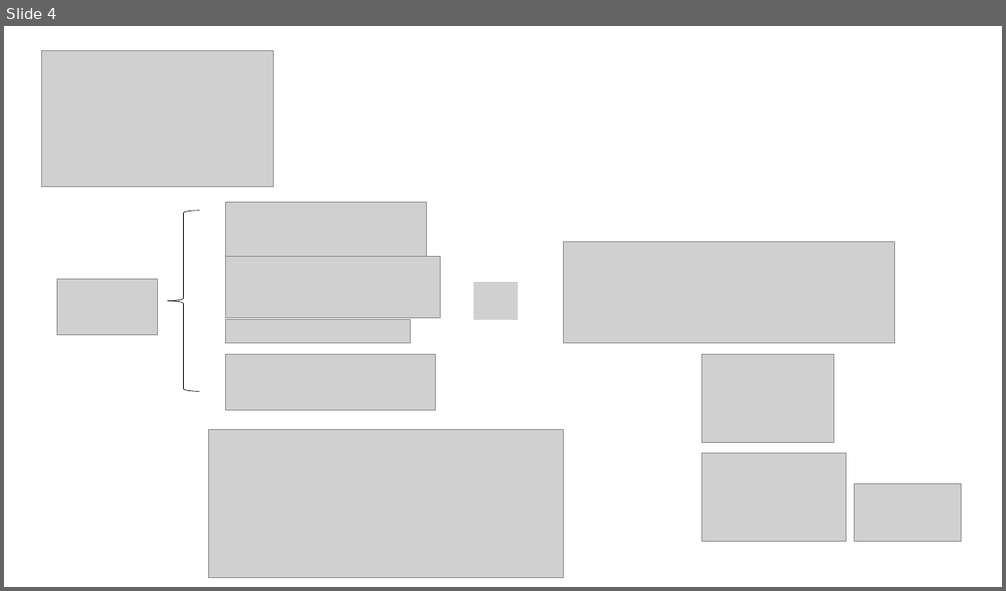
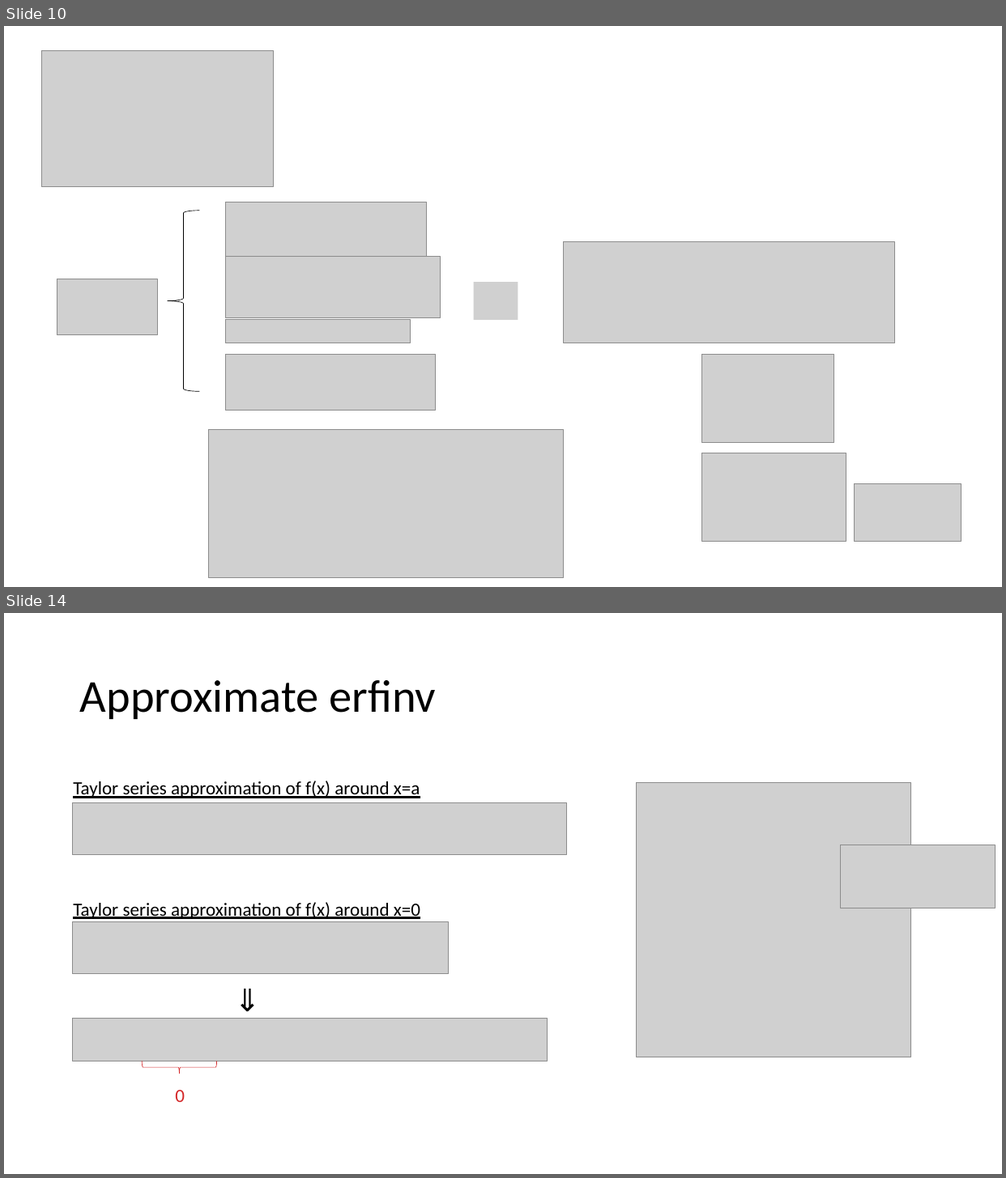
Before and after one commit to khanhnguyendata/gaussian, a slide deck: Gaussian.pptx. Shown one above the other, each under a label of ours: slide 4 before the commit, slides 10 and 14 after it; the slides between them are not shown. The pictures are 1006x591 and 1006x1178 pixels, drawn with LibreOffice and Linux fonts; fonts in the diff are those of the drawing; grey boxes stand for pictures. Boxes give left, top, right and bottom in pixels: in the first picture for what was removed or moved away, otherwise in the second. Text is boxed around its words. In the diff, an @@ line names an element or a change of style, - is before the commit and + after.

```diff
--- a/Gaussian.pptx
+++ b/Gaussian.pptx
@@ slide 14 added at (4, 613, 1002, 1174), background #FFFFFF @@
@@ title added at (80, 680, 436, 719), 44 pt, text #000000 @@
+Approximate erfinv
@@ text added at (73, 781, 420, 798), 18 pt, text #000000, underline @@
+Taylor series approximation of f(x) around x=a
@@ picture added at (73, 803, 567, 855) @@
@@ picture added at (637, 783, 911, 1058) @@
@@ picture added at (841, 845, 995, 908) @@
@@ text added at (73, 902, 420, 919), 18 pt, text #000000, underline @@
+Taylor series approximation of f(x) around x=0
@@ picture added at (73, 922, 449, 973) @@
@@ text added at (227, 977, 261, 1023), 30 pt, text #000000 @@
+⇓
@@ picture added at (73, 1019, 548, 1062) @@
@@ right brace added at (143, 1061, 217, 1074), outline #D42728 0.5 pt @@
@@ text added at (175, 1090, 185, 1102), 18 pt, text #D42728 @@
+0
@@ what was slide 4 is now slide 10 @@
```
Also in this commit, not shown: 2 slides changed, 13 other slides added, 2 slides removed.
